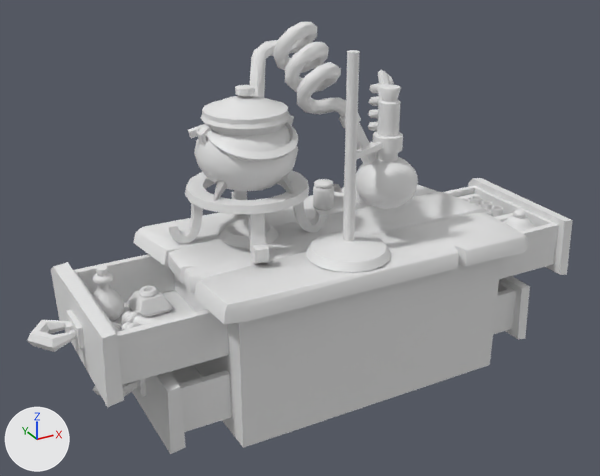
What one commit did to the FBX model Assets/Models/Visual/Counters/Counter_Lab.fbx.
The view is the same before and after, from a 50 mm camera at (-3.48, -5.75, 4.2) aimed at (-0.3, 0.04, 1.3). Lighting does not change. The marker at lower left points along +X, +Y and +Z. The older version comes first. Materials are left out; every surface is plain grey. Where no turn or scale is listed for an object, it has been applied to the vertices.

Objects in the first picture: 'Counter_Lab', 'Counter_Lab_Decale'.
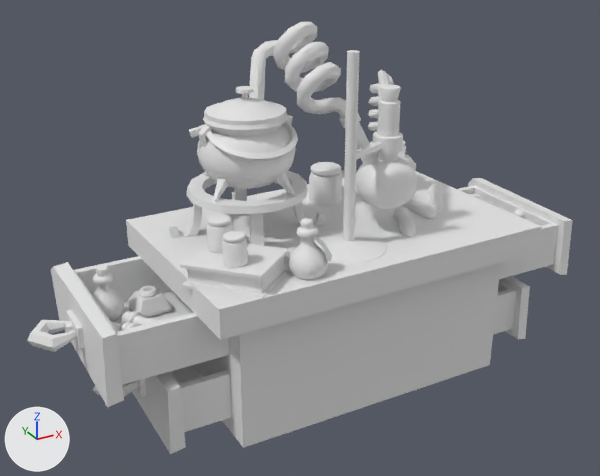
The change, as a diff of the scene's bpy script:
```diff
--- a/Assets/Models/Visual/Counters/Counter_Lab.fbx.py
+++ b/Assets/Models/Visual/Counters/Counter_Lab.fbx.py
@@ me_counter_lab_001 @@
 # used by ob_counter_lab; location = (0.0, 0.0, 0.0)
-me_counter_lab_001.from_pydata(...)  # 4589 vertices, 4762 faces; spans x -2.66..2.66, y -0.95..0.95, z 0.0..3.11
+me_counter_lab_001.from_pydata(...)  # 6784 vertices, 7073 faces; spans x -2.66..2.66, y -0.97..0.95, z 0.0..3.11
+# me_counter_lab_001 part 1: the loose piece of 6 vertices spanning x 0.24..0.51, y 0.53..0.79, z 1.37..1.55 is moved by (0.06, 0.03, 0.13)
+# me_counter_lab_001 part 2: the loose piece of 130 vertices spanning x 0.11..0.31, y 0.41..0.61, z 1.33..1.59 is turned -117.2 degrees about the z axis through its middle and scaled by 1.59, then moved by (0.03, 0.01, 0.07)
+# me_counter_lab_001 part 3: the loose piece of 302 vertices spanning x -1.9..-1.58, y -0.31..0.19, z 0.79..0.96 is copied, and the copy is multiplied about its middle by the matrix ((-0.976, 0.2, -0.083), (0.198, 0.98, 0.033), (0.088, 0.015, -0.996)), then moved by (2.87, 0.06, 0.54); it spans x 0.94..1.33, y -0.23..0.24, z 1.34..1.5
+# me_counter_lab_001 part 4: the loose piece of 302 vertices spanning x -1.9..-1.58, y -0.31..0.19, z 0.79..0.96 is copied, and the copy is multiplied about its middle by the matrix ((-0.886, -0.447, -0.12), (-0.444, 0.894, -0.051), (0.13, 0.008, -0.991)), then moved by (2.57, -0.02, 0.55); it spans x 0.75..0.91, y -0.35..0.19, z 1.34..1.5
+# me_counter_lab_001 part 5: the loose piece of 218 vertices spanning x -2.1..-1.8, y 0.25..0.55, z 0.77..1.25 is copied, and the copy is multiplied about its middle by the matrix ((0.865, -0.501, -0.032), (0.502, 0.865, 0.026), (0.015, -0.038, 0.999)), then moved by (1.27, -1.17, 0.59); it spans x -0.82..-0.52, y -0.92..-0.62, z 1.36..1.84
+# me_counter_lab_001 part 6: the loose piece of 130 vertices spanning x 0.11..0.31, y 0.41..0.61, z 1.33..1.59 is copied, and the copy is turned -117 degrees about the z axis through its middle and scaled by 0.929, then moved by (-1.44, -1.16, 0.22); it spans x -1.32..-1.13, y -0.75..-0.56, z 1.56..1.8
+# me_counter_lab_001 part 7: the loose piece of 130 vertices spanning x 0.11..0.31, y 0.41..0.61, z 1.33..1.59 is copied, and the copy is turned 109.9 degrees about the z axis through its middle and scaled by 1.01, then moved by (-1.42, -0.86, 0.22); it spans x -1.31..-1.11, y -0.45..-0.25, z 1.55..1.81
+# me_counter_lab_001 part 8: the loose piece of 302 vertices spanning x -1.96..-1.71, y -0.51..0.02, z 0.79..0.96 is copied, and the copy is multiplied about its middle by the matrix ((-0.038, 0.396, -0.918), (-0.294, 0.873, 0.389), (0.955, 0.284, 0.083)), then moved by (2.38, -0.08, 0.53); it spans x 0.39..0.7, y -0.58..-0.08, z 1.33..1.49
+# me_counter_lab_001 part 9: 573 vertices added at x 0.09..1.29, y -0.58..0.78, z 1.34..1.82
+# me_counter_lab_001 part 10: 238 vertices added at x -1.58..-0.49, y -0.97..-0.12, z 1.36..1.73
@@ me_counter_lab_decale_001 @@
 # used by ob_counter_lab_decale; location = (0.0, 0.0, 0.0)
-me_counter_lab_decale_001.from_pydata(...)  # 723 vertices, 635 faces; spans x -1.364..-0.037, y -0.448..0.885, z 1.343..2.64
+me_counter_lab_decale_001.from_pydata(...)  # 8 vertices, 4 faces; spans x -1.558..1.545, y -0.976..0.983, z 1.158..1.402
+# me_counter_lab_decale_001 part 11: 723 vertices removed from x -1.364..-0.037, y -0.448..0.885, z 1.343..2.64
+# me_counter_lab_decale_001 part 12: 8 vertices added at x -1.558..1.545, y -0.976..0.983, z 1.158..1.402
```

Where the change shows, as pixel boxes (x1, y1, x2, y2) in the pictures (600 x 476 px; the box of a moved part takes in the faces that stretch with it):
'Counter_Lab_Decale', reshaped (161% wider): before (168, 85, 327, 264); after (126, 171, 542, 340)
part 1 of me_counter_lab_001, moved or reshaped (mostly hidden afterwards): before (333, 184, 343, 193); after (341, 169, 344, 178)
part 2 of me_counter_lab_001, moved or reshaped: before (313, 179, 334, 210); after (309, 162, 343, 206)
part 3 of me_counter_lab_001, added: after (428, 184, 445, 211)
part 4 of me_counter_lab_001, added: after (403, 199, 436, 219)
part 5 of me_counter_lab_001, added: after (289, 218, 328, 280)
part 6 of me_counter_lab_001, added: after (222, 231, 248, 268)
part 7 of me_counter_lab_001, added: after (206, 214, 233, 253)
part 8 of me_counter_lab_001, added: after (393, 206, 416, 236)
part 9 of me_counter_lab_001, added: after (398, 140, 416, 170)
part 10 of me_counter_lab_001, added: after (180, 236, 333, 298)
part 11 of me_counter_lab_decale_001, deleted: before (168, 85, 327, 264)
part 12 of me_counter_lab_decale_001, added: after (126, 171, 542, 340)
